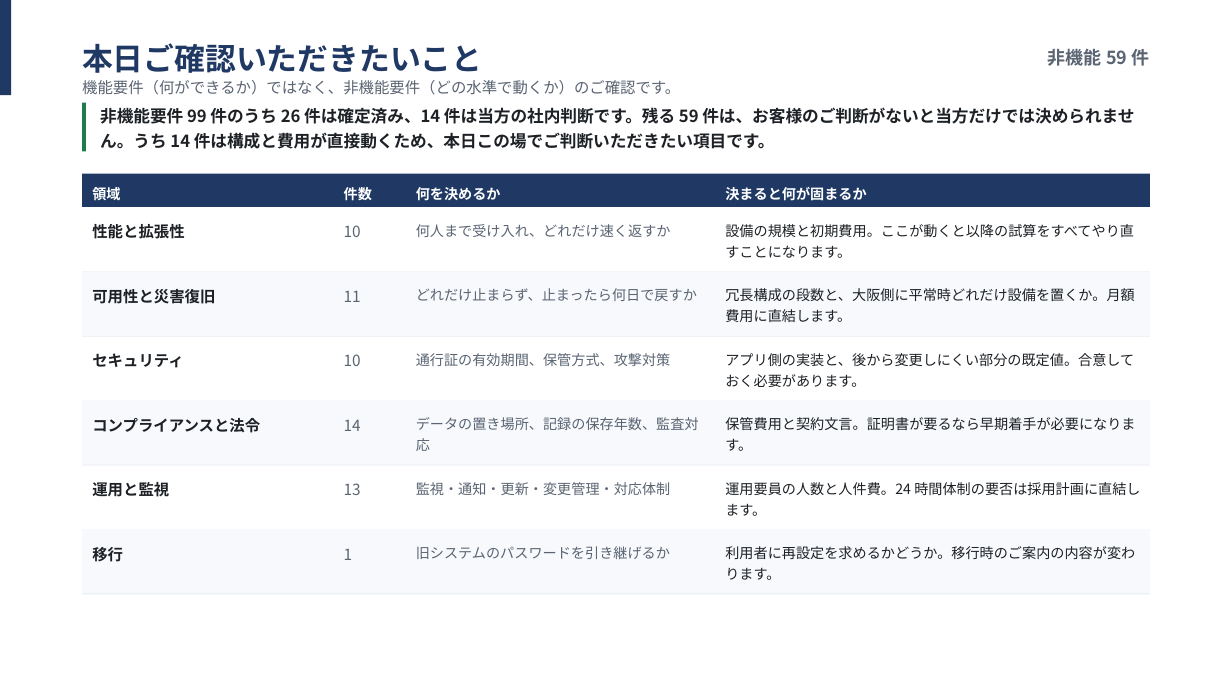
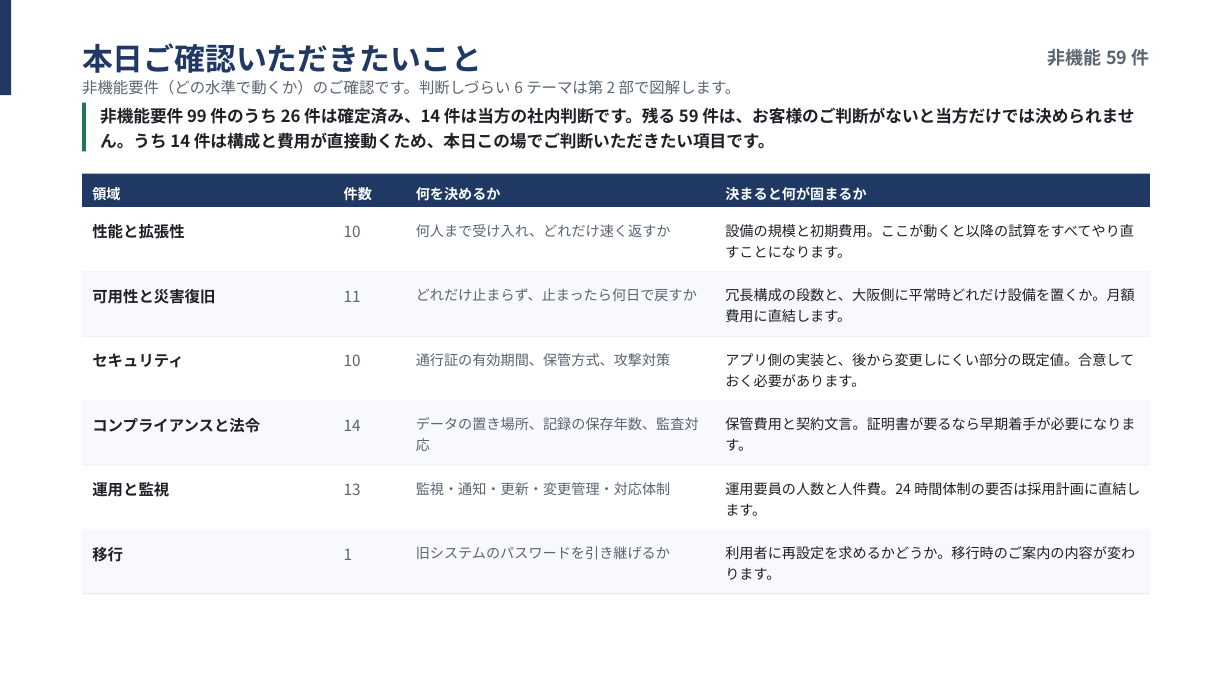
Before and after one commit to suepie/aws-atuh-poc, a slide deck: slide 2 of doc/powerpoint/非機能要件ヒアリング.pptx. Drawn at 1232x693 pixels with LibreOffice and Linux fonts; fonts in the diff are those of the drawing. Boxes give left, top, right and bottom in pixels: in the first picture for what was removed or moved away, otherwise in the second. Text is boxed around its words. In the diff, an @@ line names an element or a change of style, - is before the commit and + after.

```diff
--- a/doc/powerpoint/非機能要件ヒアリング.pptx
+++ b/doc/powerpoint/非機能要件ヒアリング.pptx
@@ text at (x1=82, y1=80, x2=741, y2=95): text changed @@
-機能要件（何ができるか）ではなく、非機能要件（どの水準で動くか）のご確認です。
+非機能要件（どの水準で動くか）のご確認です。判断しづらい 6 テーマは第 2 部で図解します。
```
Also in this commit, not shown: 13 slides added, 2 other files.
